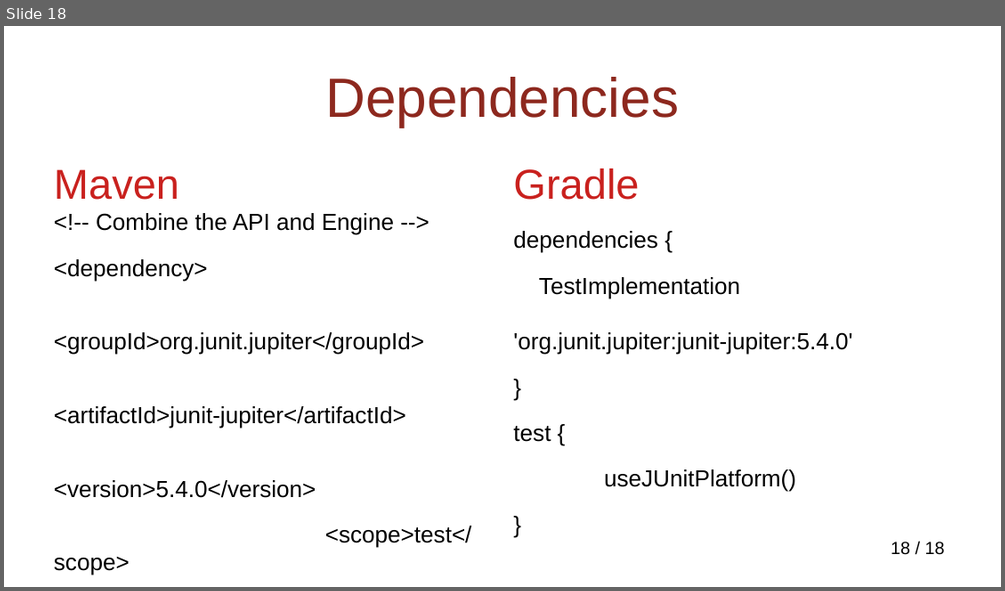
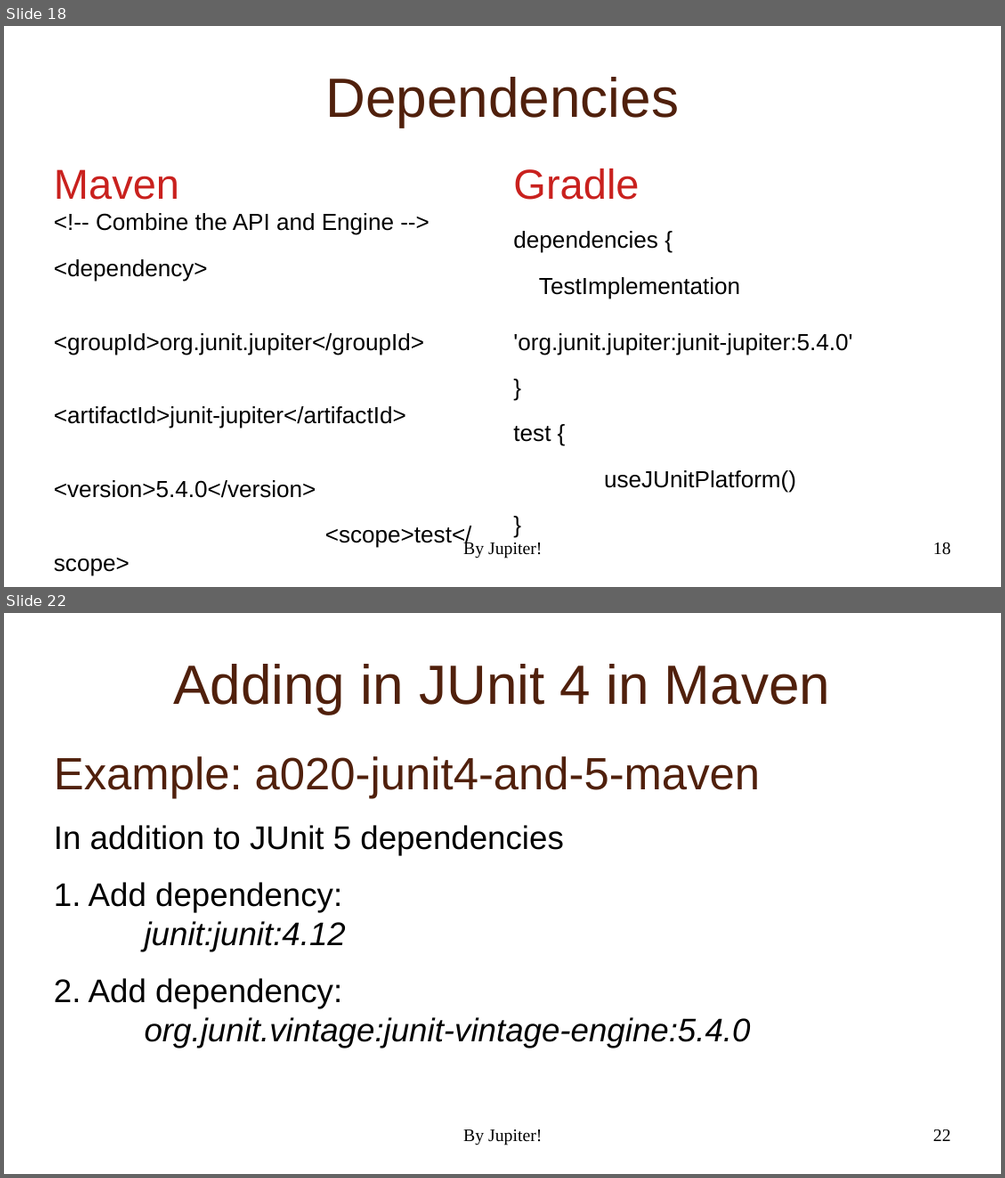
Before and after one commit to NextPoorSlob/JUnit5-Presentation-Sample-Code, a slide deck: ByJupiter.odp. Shown one above the other, each under a label of ours: slide 18 before the commit, slides 18 and 22 after it; the slides between them are not shown. The pictures are 1005x591 and 1005x1178 pixels, drawn with LibreOffice and Linux fonts; fonts in the diff are those of the drawing; background and template pictures are left out. Boxes give left, top, right and bottom in pixels: in the first picture for what was removed or moved away, otherwise in the second. Text is boxed around its words. In the diff, an @@ line names an element or a change of style, - is before the commit and + after.

```diff
--- a/ByJupiter.odp
+++ b/ByJupiter.odp
@@ slide 22 added at (4, 613, 1001, 1174), background picture (left out); not listed: 1 template element that a slide beside it also shows @@
@@ title added at (173, 664, 830, 714), 44 pt, text #50200C @@
+Adding in JUnit 4 in Maven
@@ text added at (54, 756, 760, 1047), 26 pt, text #000000 @@
+Example: a020-junit4-and-5-maven
+In addition to JUnit 5 dependencies
+1. Add dependency:
+junit:junit:4.12
+2. Add dependency:
+org.junit.vintage:junit-vintage-engine:5.4.0
@@ text added at (463, 1129, 542, 1145), 14 pt, text #000000 @@
+By Jupiter!
@@ slide 18 changed as well @@
@@ title "Dependencies" at (325, 77, 679, 127): text colour #8D281E to #50200C @@
@@ text added at (463, 540, 542, 558), 14 pt, text #000000 @@
+By Jupiter!
@@ page number at (933, 542, 951, 555): text changed; font Arial to Times New Roman @@
-18 / 18
+18
```
Also in this commit, not shown: 17 other slides changed, 15 other slides added.
